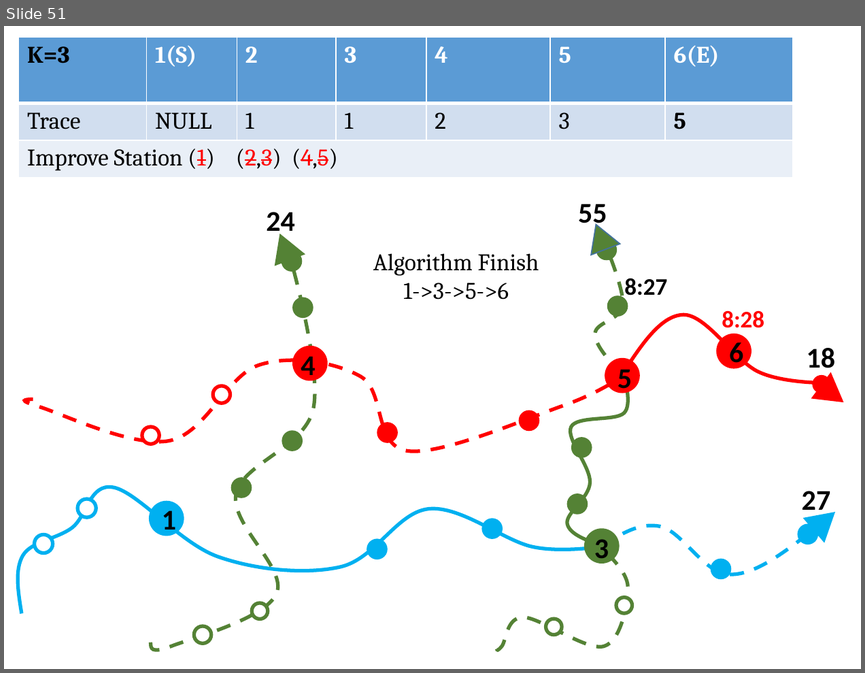
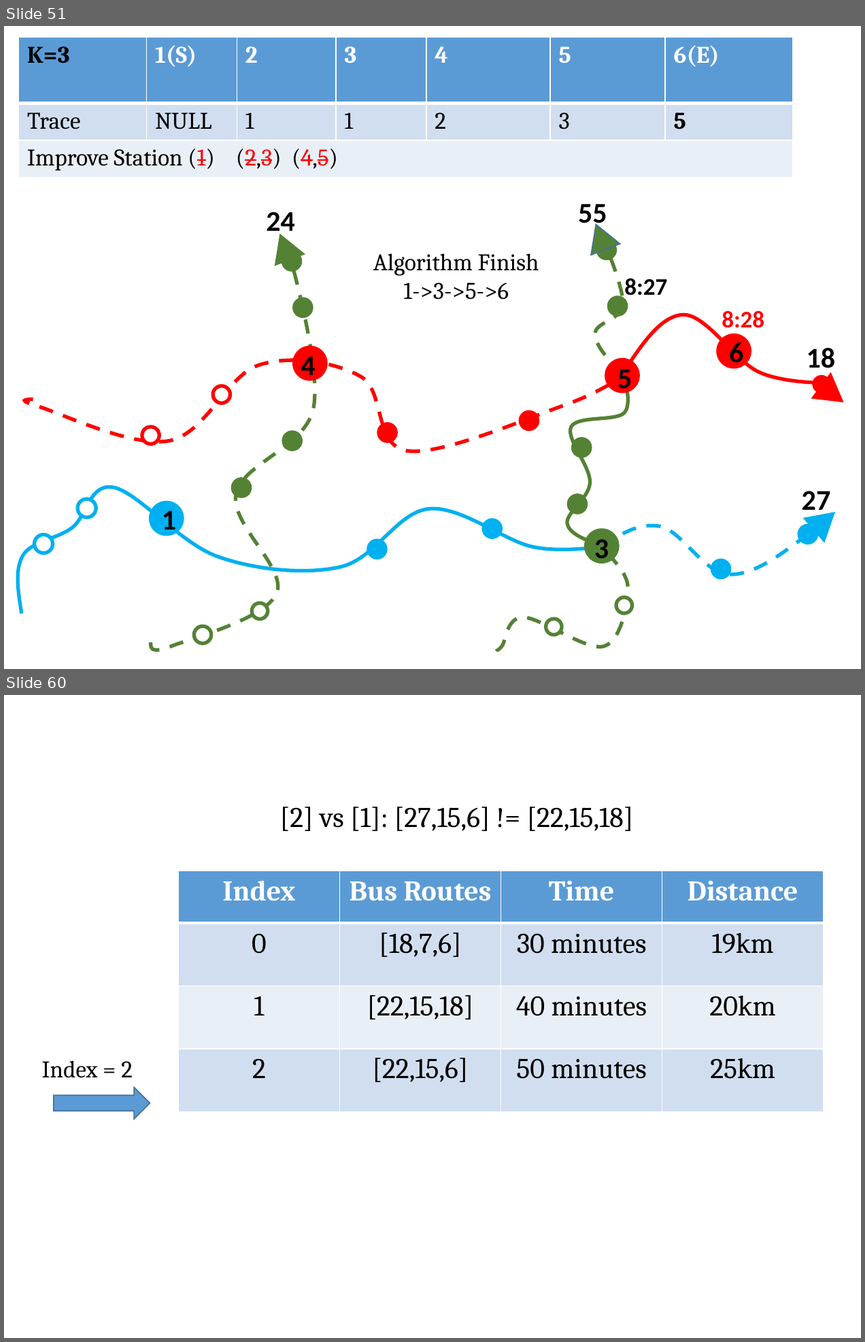
Before and after one commit to hqt/street-router, a slide deck: Document/presentation/bus/4 raptor new.pptx. Shown one above the other, each under a label of ours: slide 51 before the commit, slides 51 and 60 after it; the slides between them are not shown. The pictures are 865x673 and 865x1342 pixels, drawn with LibreOffice and Linux fonts; fonts in the diff are those of the drawing. Boxes give left, top, right and bottom in pixels: in the first picture for what was removed or moved away, otherwise in the second. Text is boxed around its words. In the diff, an @@ line names an element or a change of style, - is before the commit and + after.

```diff
--- a/Document/presentation/bus/4 raptor new.pptx
+++ b/Document/presentation/bus/4 raptor new.pptx
@@ slide 60 added at box(4, 695, 861, 1338), background #FFFFFF @@
@@ text added at box(280, 807, 634, 831), 24 pt, text #000000 @@
+[2] vs [1]: [27,15,6] != [22,15,18]
@@ table added at box(179, 870, 823, 1136), 4 rows, 4 columns @@
+Index | Bus Routes | Time | Distance
+0 | [18,7,6] | 30 minutes | 19km
+1 | [22,15,18] | 40 minutes | 20km
+2 | [22,15,6] | 50 minutes | 25km
@@ text added at box(42, 1060, 133, 1078), 20 pt, text #000000 @@
+Index = 2
@@ right arrow added at box(54, 1087, 150, 1119), fill #5B9BD5, outline #43739E 1 pt @@
```
Also in this commit, not shown: 9 other slides added, 4 other files.
